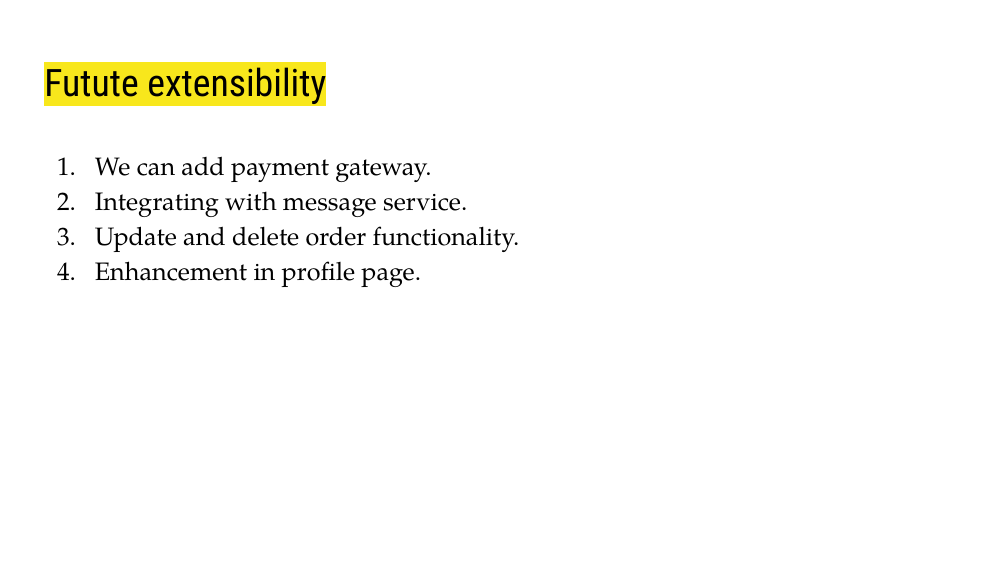
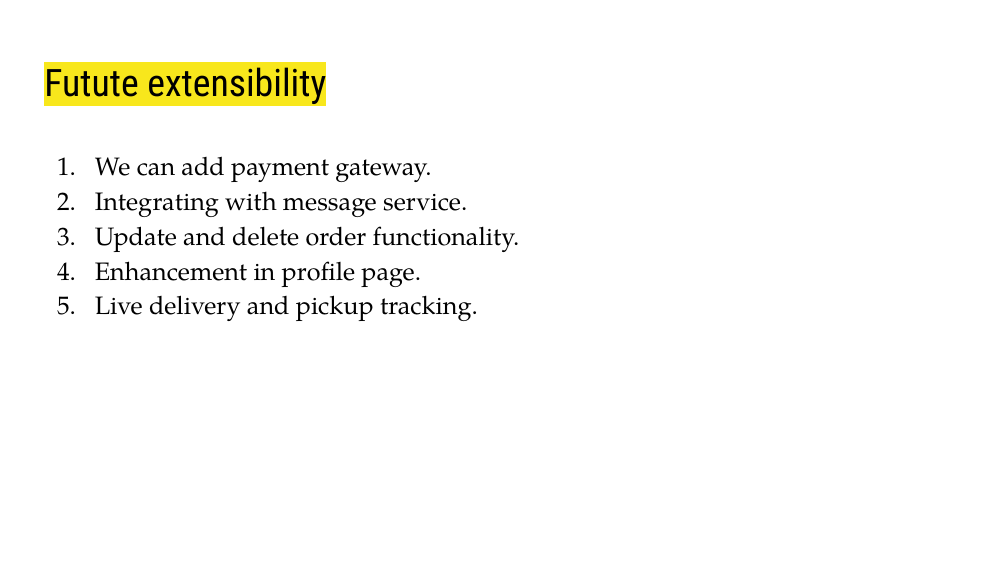
Before and after one commit to CPAD2023/CPAD2023SecATeam08, a slide deck: slide 9 of Group 8 - Presentation - Laundry App.pptx. Drawn at 1008x567 pixels with LibreOffice and Linux fonts; fonts in the diff are those of the drawing. Boxes give left, top, right and bottom in pixels: in the first picture for what was removed or moved away, otherwise in the second. Text is boxed around its words. In the diff, an @@ line names an element or a change of style, - is before the commit and + after.

```diff
--- a/Group 8 - Presentation - Laundry App.pptx
+++ b/Group 8 - Presentation - Laundry App.pptx
@@ text at [95, 295, 478, 321]: paragraph added @@
+5. Live delivery and pickup tracking.
```
Also in this commit, not shown: 1 other slide changed.
